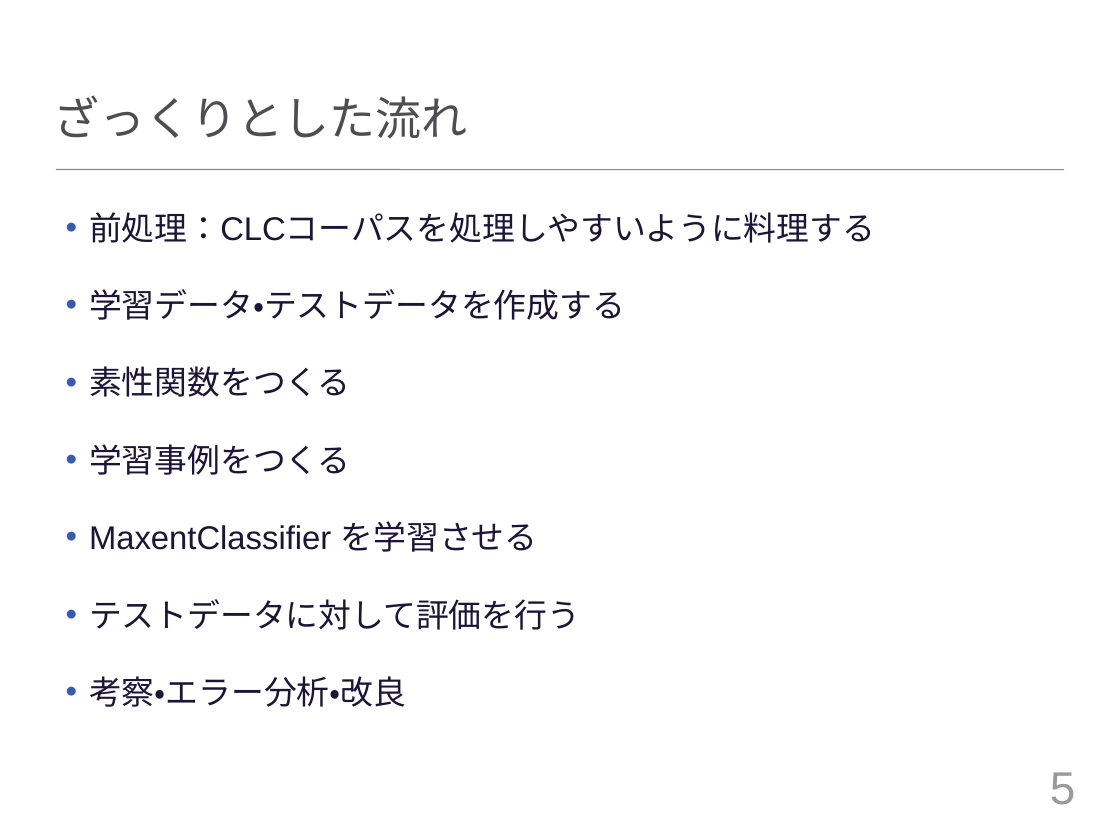
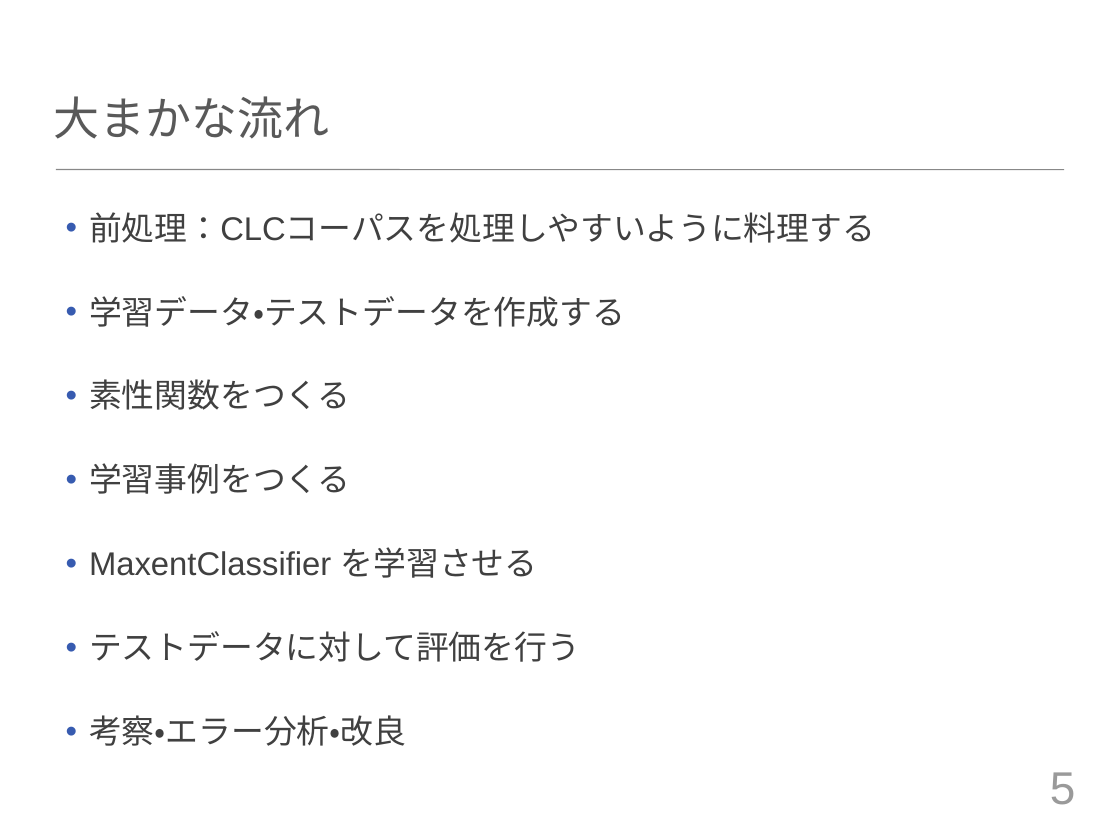
Before and after one commit to tuxedocat/ss2012, a slide deck: slide 5 of ss2012_slide.pptx. Drawn at 1120x840 pixels with LibreOffice and Linux fonts; fonts in the diff are those of the drawing. Boxes give left, top, right and bottom in pixels: in the first picture for what was removed or moved away, otherwise in the second. Text is boxed around its words. In the diff, an @@ line names an element or a change of style, - is before the commit and + after.

```diff
--- a/ss2012_slide.pptx
+++ b/ss2012_slide.pptx
@@ title at <box>54,96,330,139</box>: text changed; text colour #4F4D52 to #595959 @@
-ざっくりとした流れ
+大まかな流れ
@@ text "前処理：CLCコーパスを処理しやすいように料理する" at <box>89,212,875,746</box>: text colour #1C1538 to #404040; more space between paragraphs @@
```
Also in this commit, not shown: 18 other slides changed, 1 slide added.
